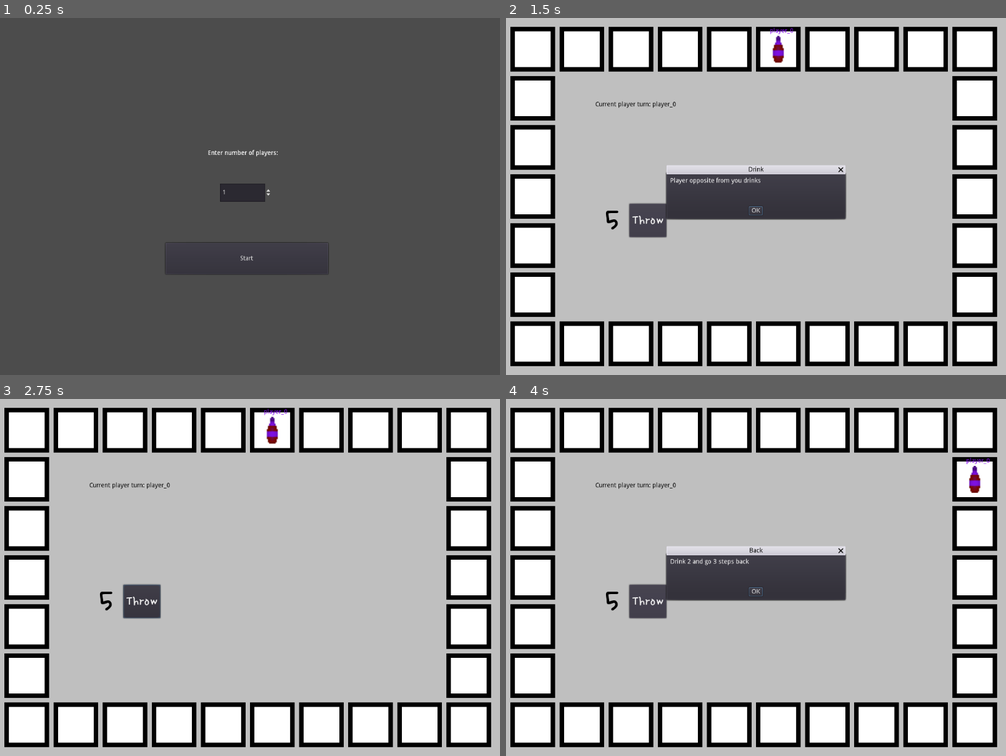
Above: before the commit, frames 1-4 (two rows, left to right).
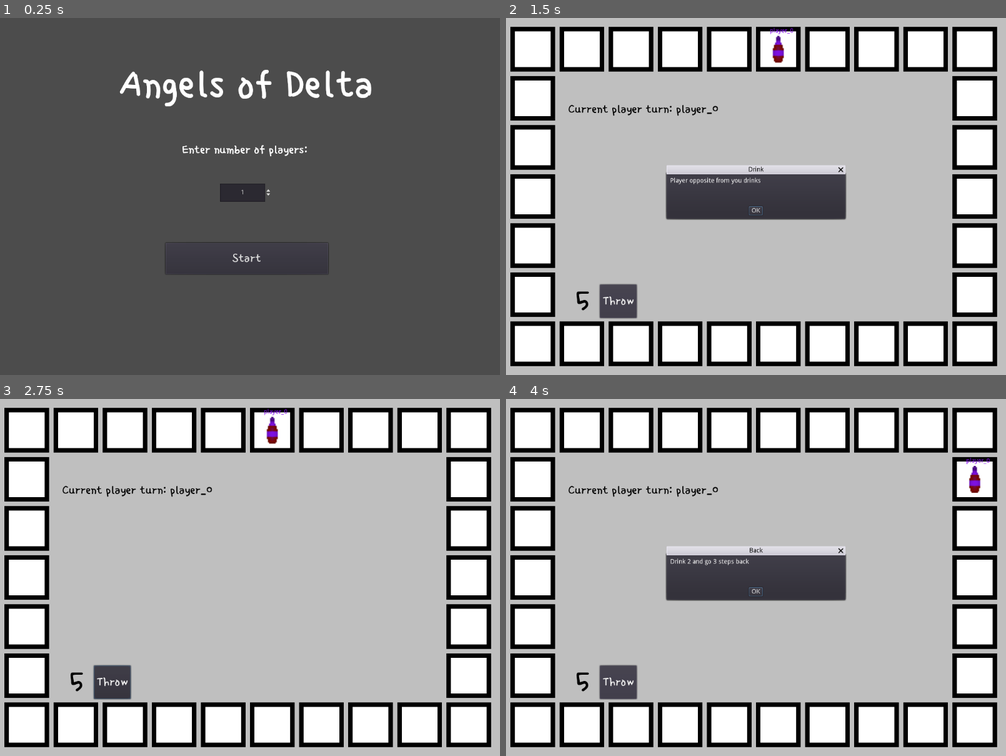
Above: after the commit, the same moments.

Repository: askoki160/angels-of-delta
Game: Godot game, scene res://StartScene.tscn
Two runs of this game, one before a commit and one after it. Both use one fixed random seed, a clock stepped at 60 frames per second and the inputs below.
Inputs:
- Up to frame 1 (0.25 s): no input
- Up to frame 2 (1.5 s): click "Start" at 0.5 s; click "Throw" at 1.25 s
- Up to frame 3 (2.75 s): click "Start" at 2 s
- Up to frame 4 (4 s): click "Start" at 2.75 s; click "Throw" at 3.5 s

The runs differ from the first frame. In frame 1, 1.7% of the frame differs, in the area x 24-75%, y 14-69%; in frame 2, 2.0%; in frame 3, 2.0%, in the area x 12-43%, y 23-85%; in frame 4, 2.0%.

Commit message:
Added title and fonts to the start screen

Diff:
--- a/MainScene.tscn
+++ b/MainScene.tscn
@@ -1,5 +1,6 @@
-[gd_scene load_steps=3 format=2]
+[gd_scene load_steps=4 format=2]
 
+[ext_resource path="res://assets/fonts/single_day_dynamic.tres" type="DynamicFont" id=1]
 [ext_resource path="res://DiceScene.tscn" type="PackedScene" id=2]
 [ext_resource path="res://MainScene.gd" type="Script" id=4]
 
@@ -15,14 +16,15 @@
 }
 
 [node name="Dice" parent="." instance=ExtResource( 2 )]
-position = Vector2( 201.403, 416.056 )
+position = Vector2( 135.05, 597.236 )
 
 [node name="CurrentPlayerTurn" type="Label" parent="."]
 modulate = Color( 0, 0, 0, 1 )
-margin_left = 199.52
-margin_top = 186.782
-margin_right = 512.52
-margin_bottom = 295.782
+margin_left = 139.132
+margin_top = 188.73
+margin_right = 452.132
+margin_bottom = 297.73
+custom_fonts/font = ExtResource( 1 )
 __meta__ = {
 "_edit_use_anchors_": false
 }
--- a/StartScene.tscn
+++ b/StartScene.tscn
@@ -1,6 +1,8 @@
-[gd_scene load_steps=2 format=2]
+[gd_scene load_steps=4 format=2]
 
 [ext_resource path="res://StartScene.gd" type="Script" id=1]
+[ext_resource path="res://assets/fonts/single_day_dynamic.tres" type="DynamicFont" id=2]
+[ext_resource path="res://assets/fonts/single_day_large.tres" type="DynamicFont" id=3]
 
 [node name="Node2D" type="Node2D"]
 script = ExtResource( 1 )
@@ -13,28 +15,48 @@
 min_value = 1.0
 max_value = 10.0
 value = 1.0
+rounded = true
+align = 1
 __meta__ = {
 "_edit_use_anchors_": false
 }
 
-[node name="Label" type="Label" parent="."]
-margin_left = 466.104
-margin_top = 295.896
-margin_right = 625.104
-margin_bottom = 332.896
+[node name="NumberOfPlayerLabel" type="Label" parent="."]
+margin_left = 78.1312
+margin_top = 245.092
+margin_right = 1021.13
+margin_bottom = 346.092
+custom_fonts/font = ExtResource( 2 )
 text = "Enter number of players:"
+align = 1
+valign = 1
 __meta__ = {
 "_edit_use_anchors_": false
 }
 
-[node name="Button" type="Button" parent="."]
+[node name="StartButton" type="Button" parent="."]
 margin_left = 371.173
 margin_top = 503.995
 margin_right = 735.173
 margin_bottom = 573.995
+custom_fonts/font = ExtResource( 2 )
+custom_colors/font_color_disabled = Color( 0, 0, 0, 1 )
 text = "Start"
 __meta__ = {
 "_edit_use_anchors_": false
 }
+
+[node name="Title" type="Label" parent="."]
+margin_left = 124.884
+margin_top = 83.3243
+margin_right = 978.884
+margin_bottom = 217.324
+custom_fonts/font = ExtResource( 3 )
+text = "Angels of Delta"
+align = 1
+valign = 1
+__meta__ = {
+"_edit_use_anchors_": false
+}
 [connection signal="value_changed" from="SpinBox" to="." method="_on_SpinBox_value_changed"]
-[connection signal="pressed" from="Button" to="." method="_on_Button_pressed"]
+[connection signal="pressed" from="StartButton" to="." method="_on_Button_pressed"]
--- /dev/null
+++ b/assets/fonts/single_day_large.tres
@@ -0,0 +1,8 @@
+[gd_resource type="DynamicFont" load_steps=2 format=2]
+
+[sub_resource type="DynamicFontData" id=1]
+font_path = "res://assets/fonts/single_day_regular.ttf"
+
+[resource]
+size = 100
+font_data = SubResource( 1 )
